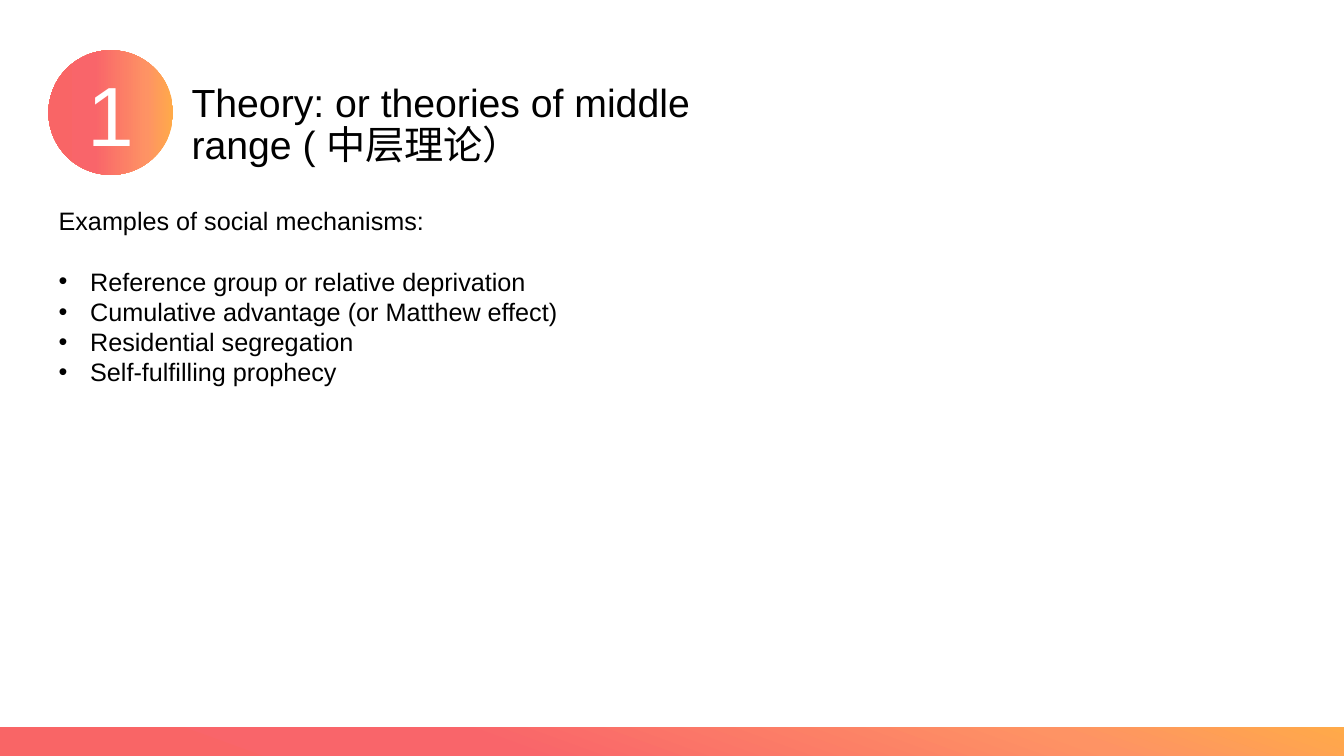
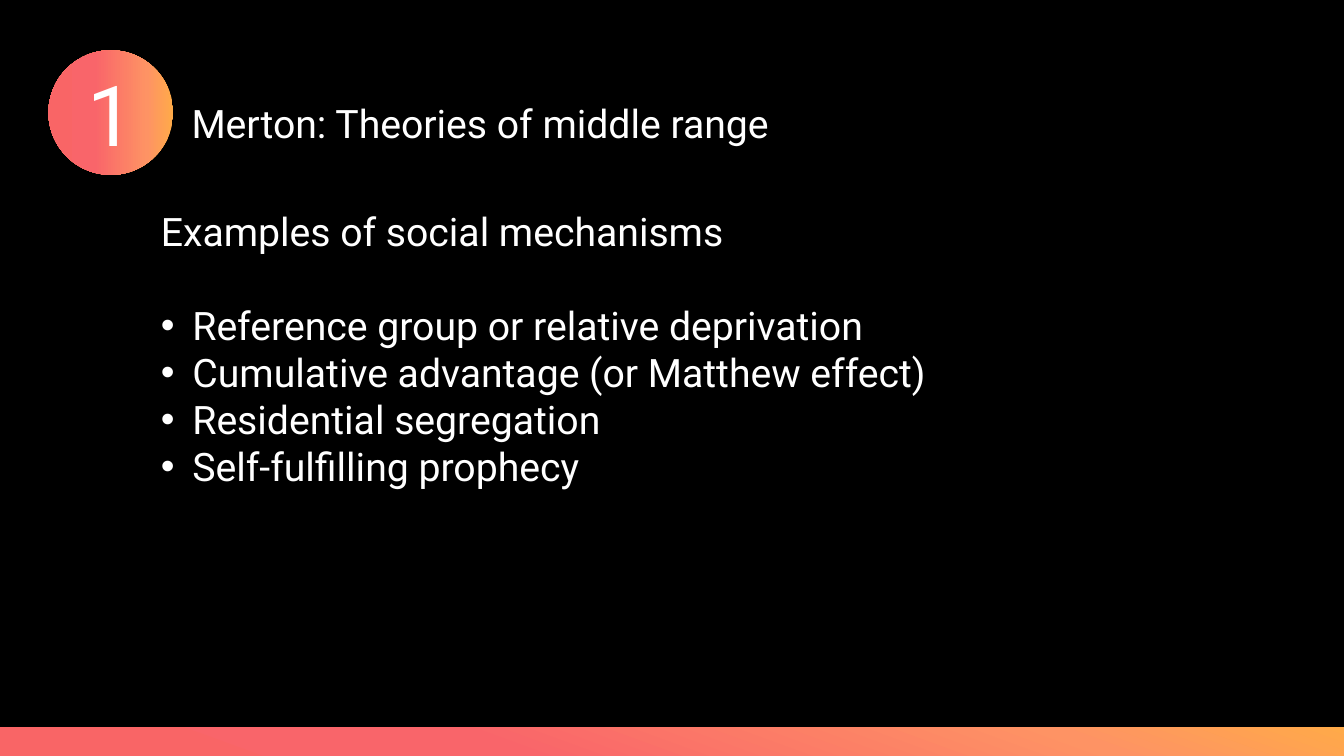
Before and after one commit to XueWenSYan/Intro_to_sociology, a slide deck: slide 24 of Meetings 1 & 2.pptx. Drawn at 1344x756 pixels with LibreOffice and Linux fonts; fonts in the diff are those of the drawing. Boxes give left, top, right and bottom in pixels: in the first picture for what was removed or moved away, otherwise in the second. Text is boxed around its words. In the diff, an @@ line names an element or a change of style, - is before the commit and + after.

```diff
--- a/Meetings 1 & 2.pptx
+++ b/Meetings 1 & 2.pptx
@@ background #FFFFFF to #000000 @@
@@ ellipse "1" at bbox=[48, 50, 173, 175]: font Arial to Roboto @@
@@ text at bbox=[192, 108, 769, 146]: text changed; font Arial to Roboto; text colour #000000 to #FFFFFF @@
-Theory: or theories of middle range ( 中层理论）
+Merton: Theories of middle range
@@ text "Examples of social mechanisms": place and size @@
-text "Examples of social mechanisms" at bbox=[59, 211, 558, 387]
+text "Examples of social mechanisms" at bbox=[161, 216, 925, 490]
@@ text at bbox=[161, 216, 723, 254]: text changed; size 18 to 28 pt; font Arial to Roboto; text colour #000000 to #FFFFFF @@
-Examples of social mechanisms:
+Examples of social mechanisms
@@ text at bbox=[192, 310, 925, 490]: size 18 to 28 pt, font Arial to Roboto, text colour #000000 to #FFFFFF in "Reference group or relative deprivation", "Cumulative advantage (or Matthew effect)", "Residential segregation", "Self-fulfilling prophecy"; bullet colour #000000 to #FFFFFF @@
```
Also in this commit, not shown: 20 other slides changed, 2 slides added, 2 slides removed, 2 other files.
